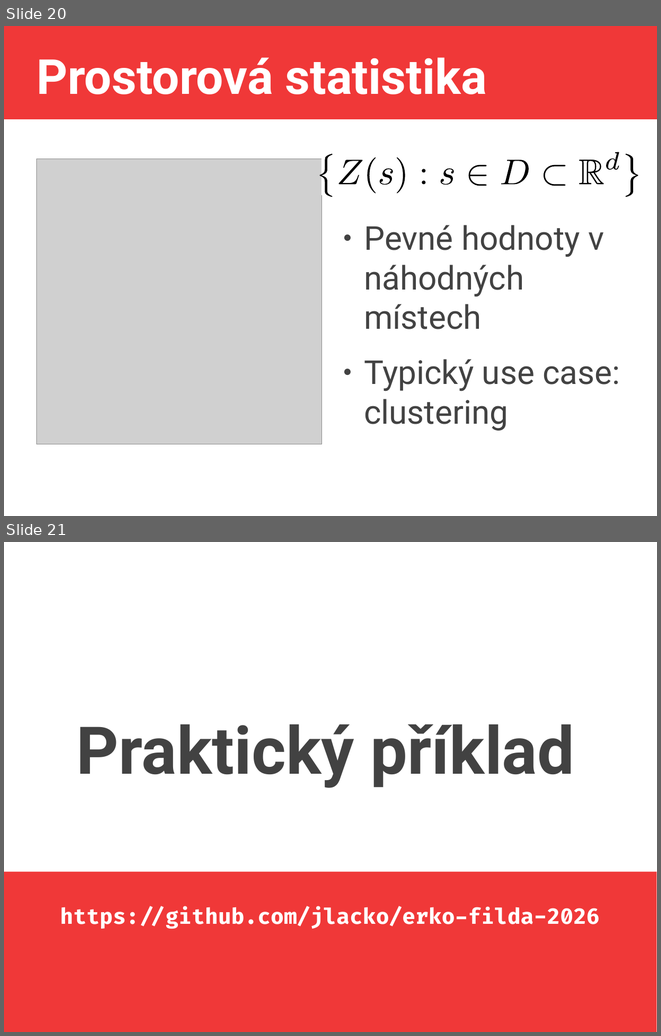
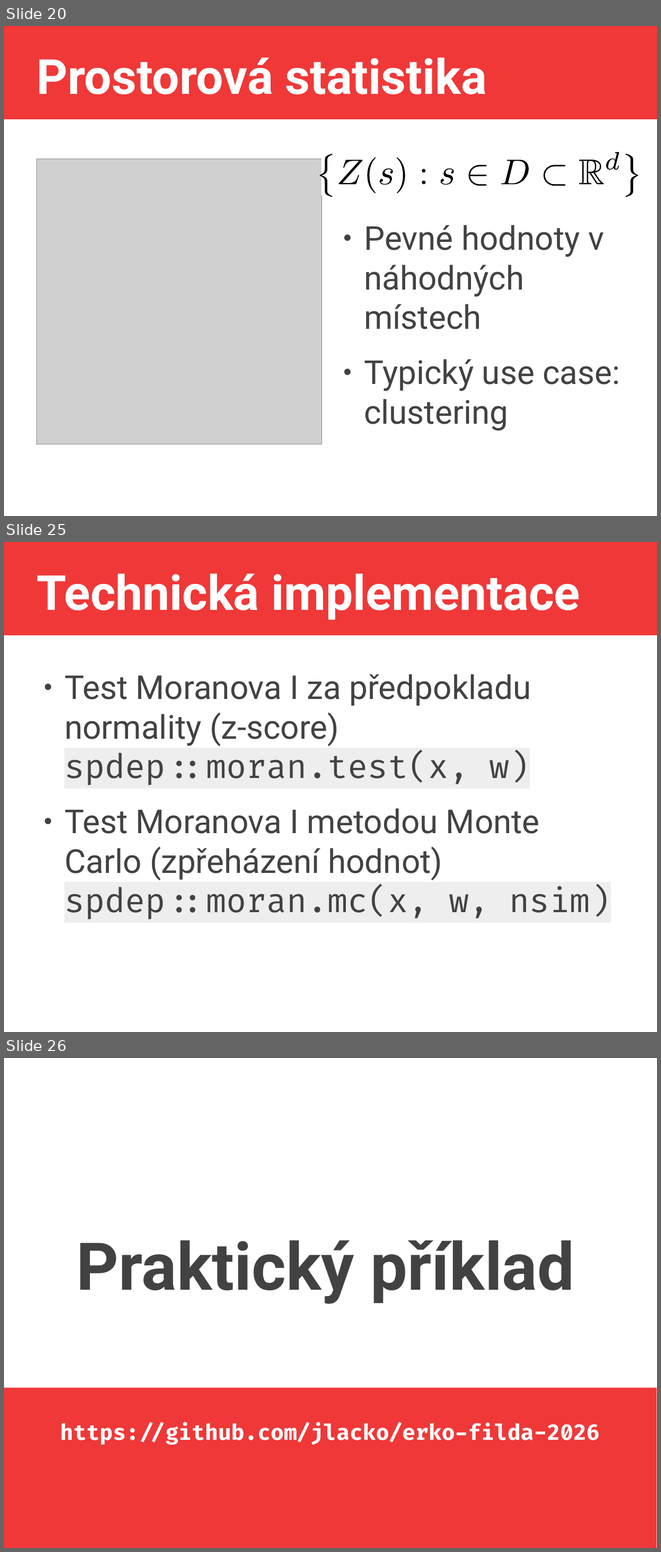
Before and after one commit to jlacko/erko-filda-2026, a slide deck: JLA-SDS-filda.odp. Shown one above the other, each under a label of ours: slides 20 and 21 before the commit, slides 20, 25 and 26 after it; the slides between them are not shown. The pictures are 661x1036 and 661x1552 pixels, drawn with LibreOffice and Linux fonts; fonts in the diff are those of the drawing; grey boxes stand for pictures. Boxes give left, top, right and bottom in pixels: in the first picture for what was removed or moved away, otherwise in the second. Text is boxed around its words. In the diff, an @@ line names an element or a change of style, - is before the commit and + after.

```diff
--- a/JLA-SDS-filda.odp
+++ b/JLA-SDS-filda.odp
@@ slide 25 added at box(4, 542, 657, 1032), background #FFFFFF; not listed: 1 template element that a slide beside it also shows @@
@@ title added at box(36, 573, 580, 620), 58.7 pt, text #FFFFFF, bold @@
+Technická implementace
@@ text added at box(64, 674, 611, 919), 40 pt, text #424242 @@
+● Test Moranova I za předpokladu normality (z-score)
+  spdep::moran.test(x, w)
+● Test Moranova I metodou Monte Carlo (zpřeházení hodnot)
+  spdep::moran.mc(x, w, nsim)
@@ what was slide 21 is now slide 26 @@
```
Also in this commit, not shown: 2 slides changed, 4 other slides added, 1 other file.
